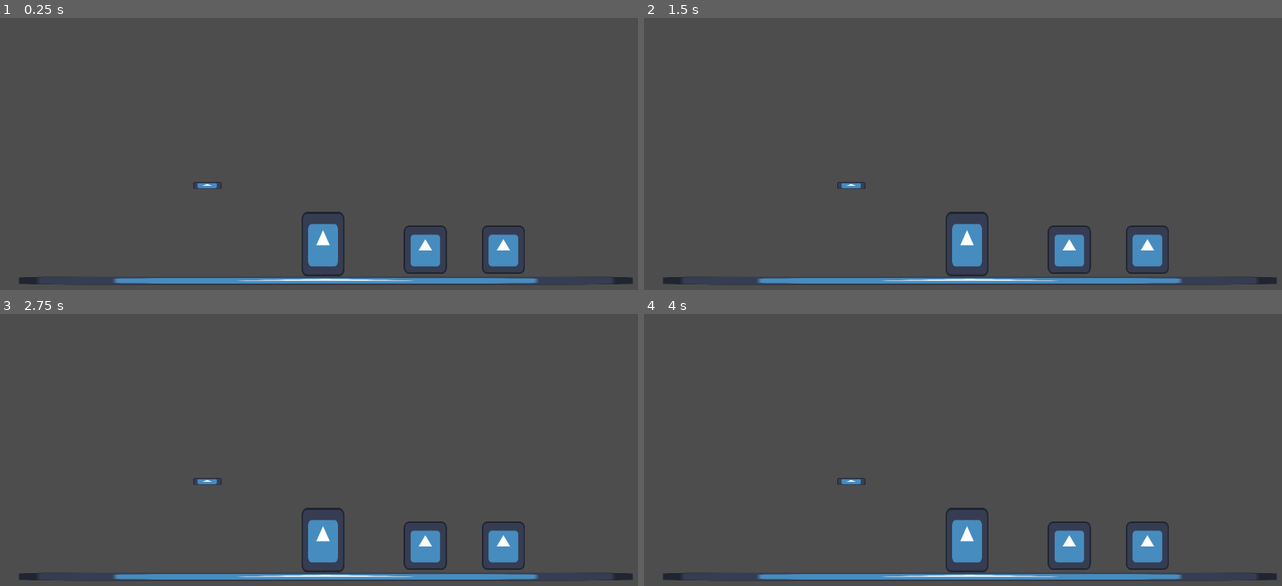
Above: before the commit, frames 1-4 (two rows, left to right).
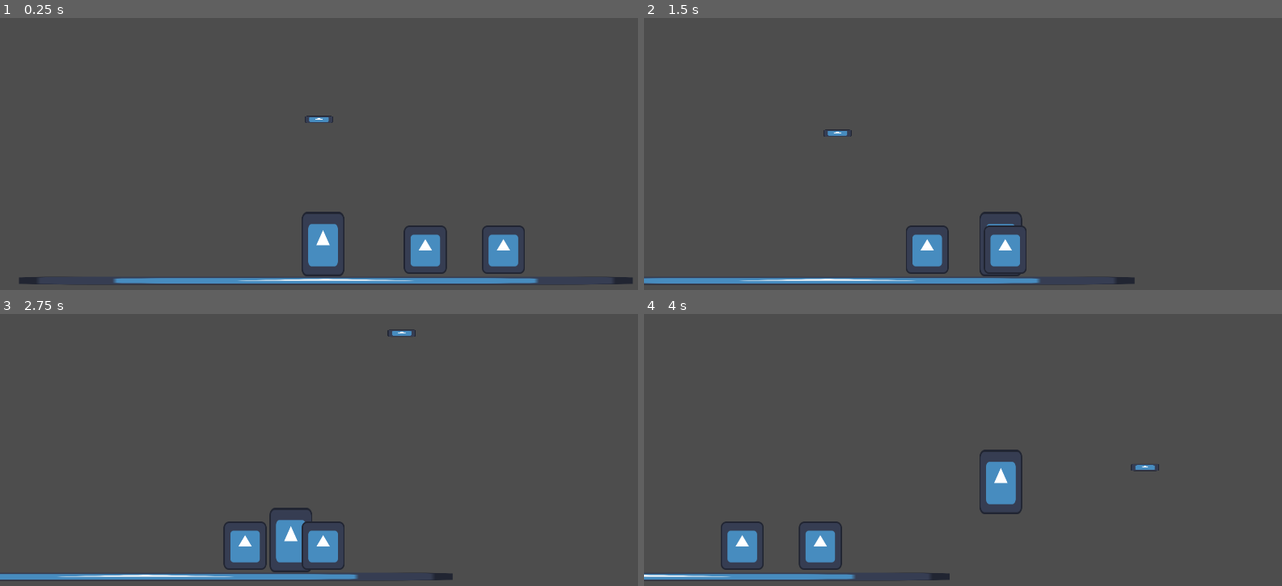
Above: after the commit, the same moments.

Repository: Aperaine/hera-kleos
Game: Godot game, scene res://entities/levels/castle/castle.tscn
Same seed, same stepped clock (60 frames per second), same inputs: the game is played once before the commit and once after it. The engine's default icon, where the game draws it, is replaced by a stand-in: a white triangle on a blue panel in a dark square.
Inputs (mouse positions are in pixels of both pictures, inside the frame that each line leads up to):
- Up to frame 1 (0.25 s): no input
- Up to frame 2 (1.5 s): move the mouse to (1109, 99) at 0.52 s; hold D (heracle-right) from 0.53 s (still down); tap W (heracle-jump, bound only after the commit) at 0.6, 0.77, 1.07 s; move the mouse to (835, 134) at 1.27 s; click (835, 134) at 1.35 s
- Up to frame 3 (2.75 s): tap W (heracle-jump, bound only after the commit) at 1.52, 1.55, 1.82, 2.3 s; move the mouse to (389, 333) at 2.02 s; release D (heracle-right) at 2.03 s; hold A (heracle-left) from 2.03 s (still down); hold Right mouse button (hera-toggle) from 2.03 s (still down)
- Up to frame 4 (4 s): move the mouse to (937, 485) at 2.77 s; release A (heracle-left) at 2.78 s; release Right mouse button (hera-toggle) at 2.78 s; hold D (heracle-right) from 2.78 s (still down); tap Z (heracle-toggle) at 2.85 s; tap W (heracle-jump, bound only after the commit) at 3.02, 3.05, 3.32, 3.77, 3.8 s; move the mouse to (1160, 466) at 3.52 s; tap Space (shoot) at 3.6 s

The runs differ from the first frame. In frame 1, 0.1% of the frame differs, in the area x 30-53%, y 35-63%; in frame 2, 5.3%; in frame 3, 4.9%; in frame 4, 6.5%, in the area x 0-100%, y 49-98%.
Error before the commit: Parse Error: Cannot find member "STATE_SHIELD" in base "data_manager.gd.HeraAbility". (res://data/data_manager.gd:69)
Error after the commit: Trying to assign value of type 'Nil' to a variable of type 'int'. (res://entities/characters/hera/hera.gd:14)

Commit message:
added jump buffering

Diff:
--- a/data/data_manager.gd
+++ b/data/data_manager.gd
@@ -40,7 +40,7 @@
 }
 
 var ram = {
-	"arrows": 3,
+	"arrows": 9999999,
 	"hera_active": true,
 }
 
@@ -50,7 +50,7 @@
 }
 
 enum HeraAbility {
-	STATE_EMPTY,
+	STATE_SHIELD,
 	STATE_PLATFORM,
 	STATE_WEAPON,
 	STATE_LEVELIO,
--- a/entities/characters/heracle/heracle.gd
+++ b/entities/characters/heracle/heracle.gd
@@ -2,18 +2,21 @@
 
 @export var arrow_scene: PackedScene = preload("res://entities/scenery/arrow/arrow.tscn")
 @export var SPEED := 550.0
+
+@onready var timer: Timer = $Timer
 
 const JUMP_VELOCITY := -2000.0
 const FRICTION := 70.0
 const GRAVITY := 200.0
 const JUMP_LIMIT := 1
 
+var jump_buffer := 0
 var jump_count := 0
 var last_direction = Vector2.RIGHT
 
 func input() -> Vector2:
 	var input_dir = Vector2.ZERO
-	input_dir.x = Input.get_axis("ui_left", "ui_right")
+	input_dir.x = Input.get_axis("heracle-left", "heracle-right")
 	input_dir.y = Input.get_axis("ui_up", "ui_down")
 	return input_dir
 
@@ -35,12 +38,23 @@
 		velocity.y += GRAVITY
 
 func jump():
-	if Input.is_action_just_pressed("ui_up") and jump_count < JUMP_LIMIT:
+	if (Input.is_action_just_pressed("heracle-jump") and jump_count < JUMP_LIMIT) or (jump_buffer == 1 and is_on_floor()):
 		velocity.y = JUMP_VELOCITY
 		jump_count += 1
 
+	#jump buffering
+	if Input.is_action_just_pressed("heracle-jump") and jump_count > 0:
+		jump_buffer = 1
+		timer.start()
+
+	if Input.is_action_just_released("heracle-jump"):
+		jump_buffer = 0
+
 	if is_on_floor() and velocity.y >= 0:
 		jump_count = 0
+
+func _on_timer_timeout() -> void:
+	jump_buffer = 0
 
 func get_shoot_direction() -> Vector2:
 	# Get input direction for shooting
--- a/entities/characters/heracle/heracle.tscn
+++ b/entities/characters/heracle/heracle.tscn
@@ -19,3 +19,8 @@
 position = Vector2(0, 3.8147e-06)
 scale = Vector2(1, 1.5)
 texture = ExtResource("2_ndj6t")
+
+[node name="Timer" type="Timer" parent="."]
+wait_time = 0.05
+
+[connection signal="timeout" from="Timer" to="." method="_on_timer_timeout"]
--- a/project.godot
+++ b/project.godot
@@ -61,7 +61,9 @@
 }
 heracle-jump={
 "deadzone": 0.5,
-"events": []
+"events": [Object(InputEventKey,"resource_local_to_scene":false,"resource_name":"","device":-1,"window_id":0,"alt_pressed":false,"shift_pressed":false,"ctrl_pressed":false,"meta_pressed":false,"pressed":false,"keycode":0,"physical_keycode":87,"key_label":0,"unicode":1094,"location":0,"echo":false,"script":null)
+, Object(InputEventKey,"resource_local_to_scene":false,"resource_name":"","device":-1,"window_id":0,"alt_pressed":false,"shift_pressed":false,"ctrl_pressed":false,"meta_pressed":false,"pressed":false,"keycode":0,"physical_keycode":4194320,"key_label":0,"unicode":0,"location":0,"echo":false,"script":null)
+]
 }
 
 [layer_names]
